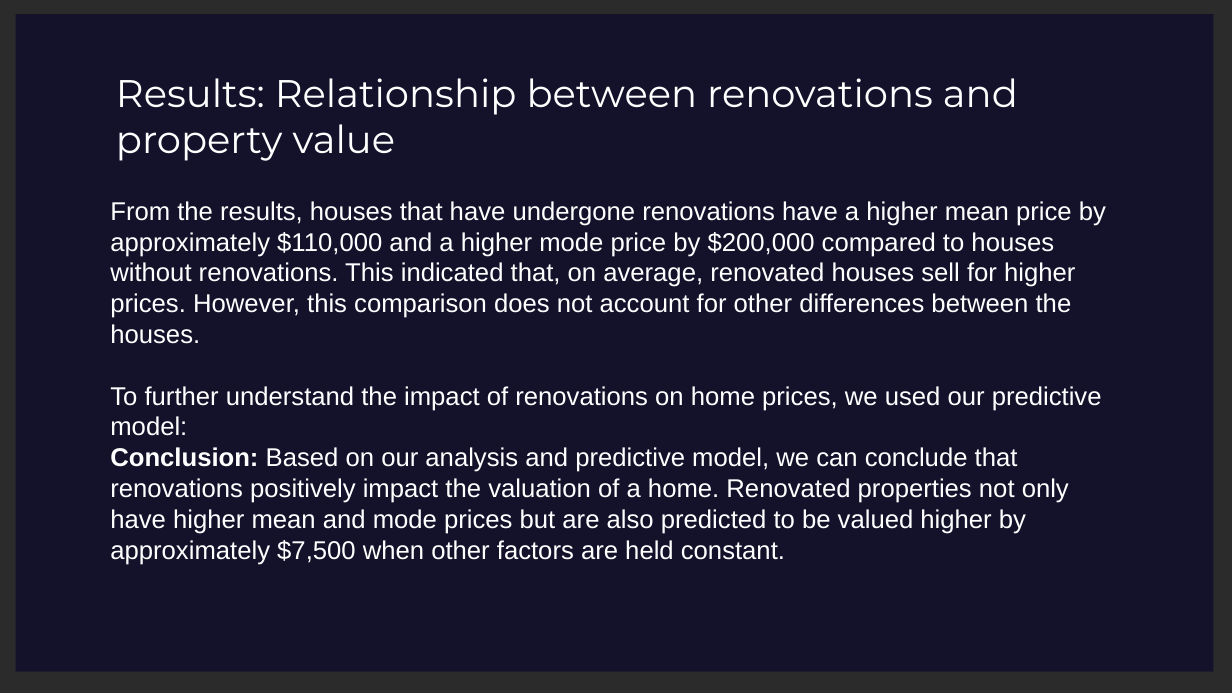
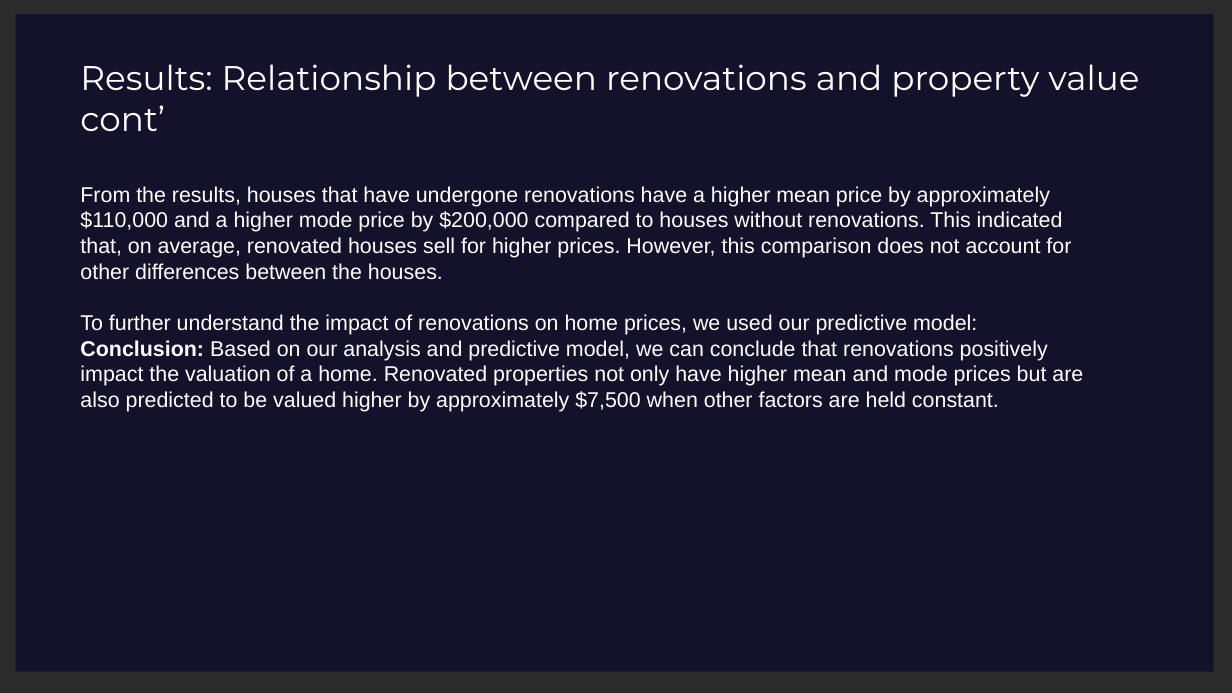
Before and after one commit to Leila-Nyambura/king-county-house-price-prediction-LRM, a slide deck: slide 20 of Northwestern-County-Homes-Regression-Modelling-Project-Presentation.pptx. Drawn at 1232x693 pixels with LibreOffice and Linux fonts; fonts in the diff are those of the drawing; background and template pictures are left out; a plain dark background stands for a picture behind light text. Boxes give left, top, right and bottom in pixels: in the first picture for what was removed or moved away, otherwise in the second. Text is boxed around its words. In the diff, an @@ line names an element or a change of style, - is before the commit and + after.

```diff
--- a/Northwestern-County-Homes-Regression-Modelling-Project-Presentation.pptx
+++ b/Northwestern-County-Homes-Regression-Modelling-Project-Presentation.pptx
@@ text at box(80, 64, 1139, 131): text changed; size 36 to 32 pt @@
-Results: Relationship between renovations and property value
+Results: Relationship between renovations and property value cont’
@@ text "From the results, houses that ...": place and size @@
-text "From the results, houses that ..." at box(110, 201, 1106, 565)
+text "From the results, houses that ..." at box(80, 186, 1083, 412)
@@ text "From the results, houses that ..." at box(80, 186, 1083, 412): size 24 to 20 pt @@
```
Also in this commit, not shown: 23 other slides changed, 3 slides removed, 1 other file.
